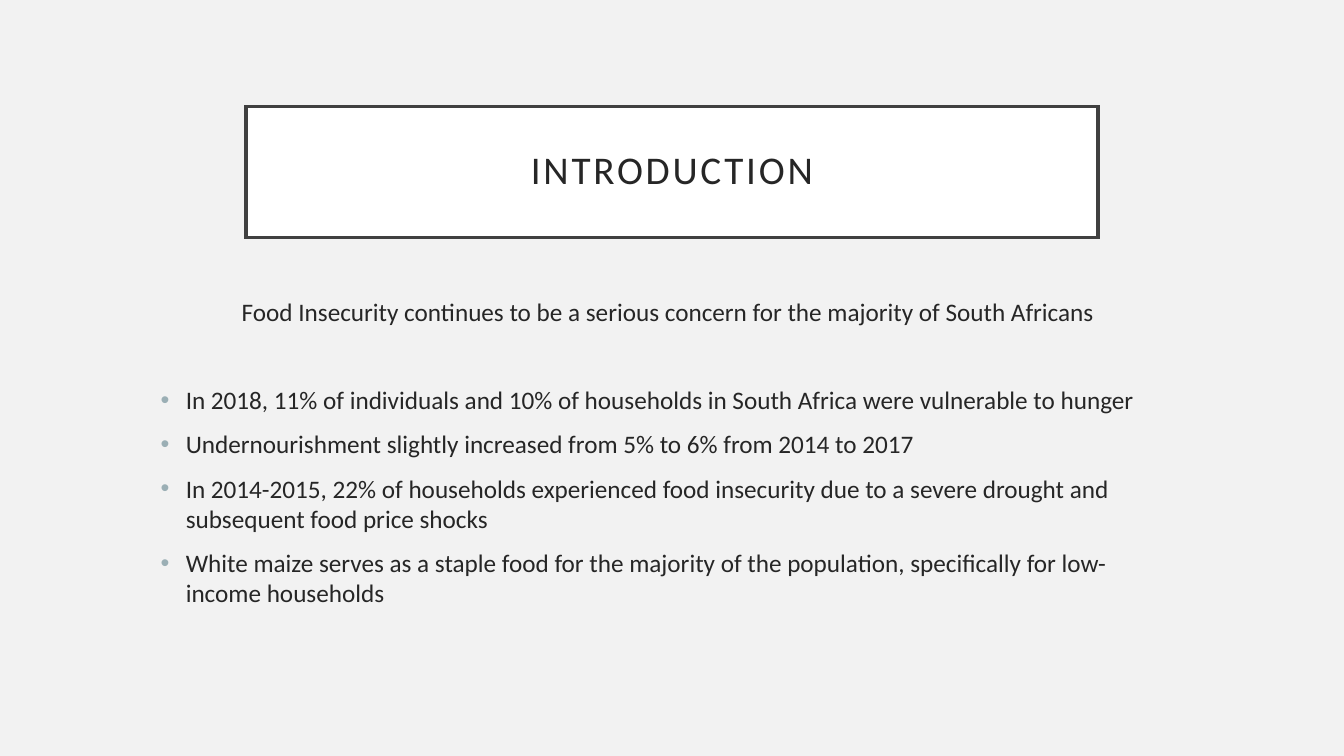
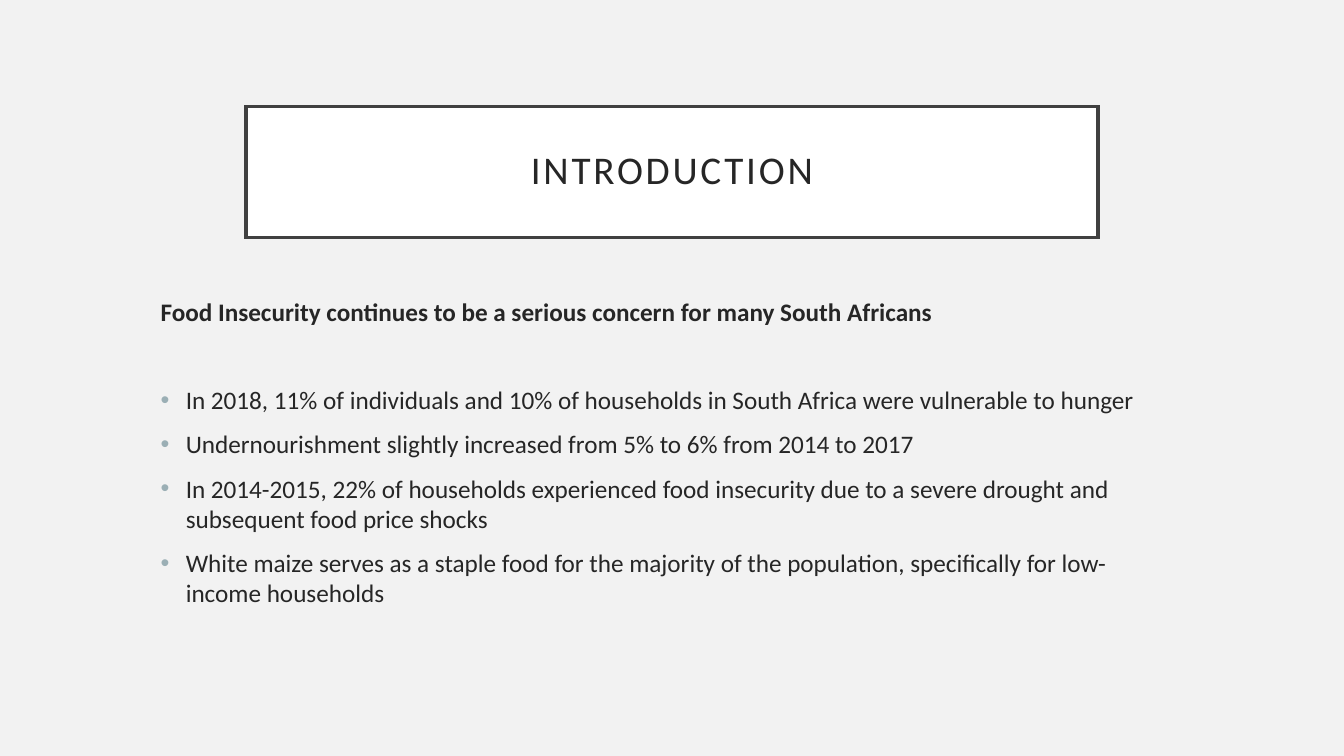
Before and after one commit to cfcooper/maize, a slide deck: slide 3 of maize presentation.pptx. Drawn at 1344x756 pixels with LibreOffice and Linux fonts; fonts in the diff are those of the drawing. Boxes give left, top, right and bottom in pixels: in the first picture for what was removed or moved away, otherwise in the second. Text is boxed around its words. In the diff, an @@ line names an element or a change of style, - is before the commit and + after.

```diff
--- a/maize presentation.pptx
+++ b/maize presentation.pptx
@@ text at bbox=[161, 303, 932, 325]: text changed; bold on @@
-Food Insecurity continues to be a serious concern for the majority of South Africans
+Food Insecurity continues to be a serious concern for many South Africans
```
Also in this commit, not shown: 1 other slide changed, 4 slides added.
